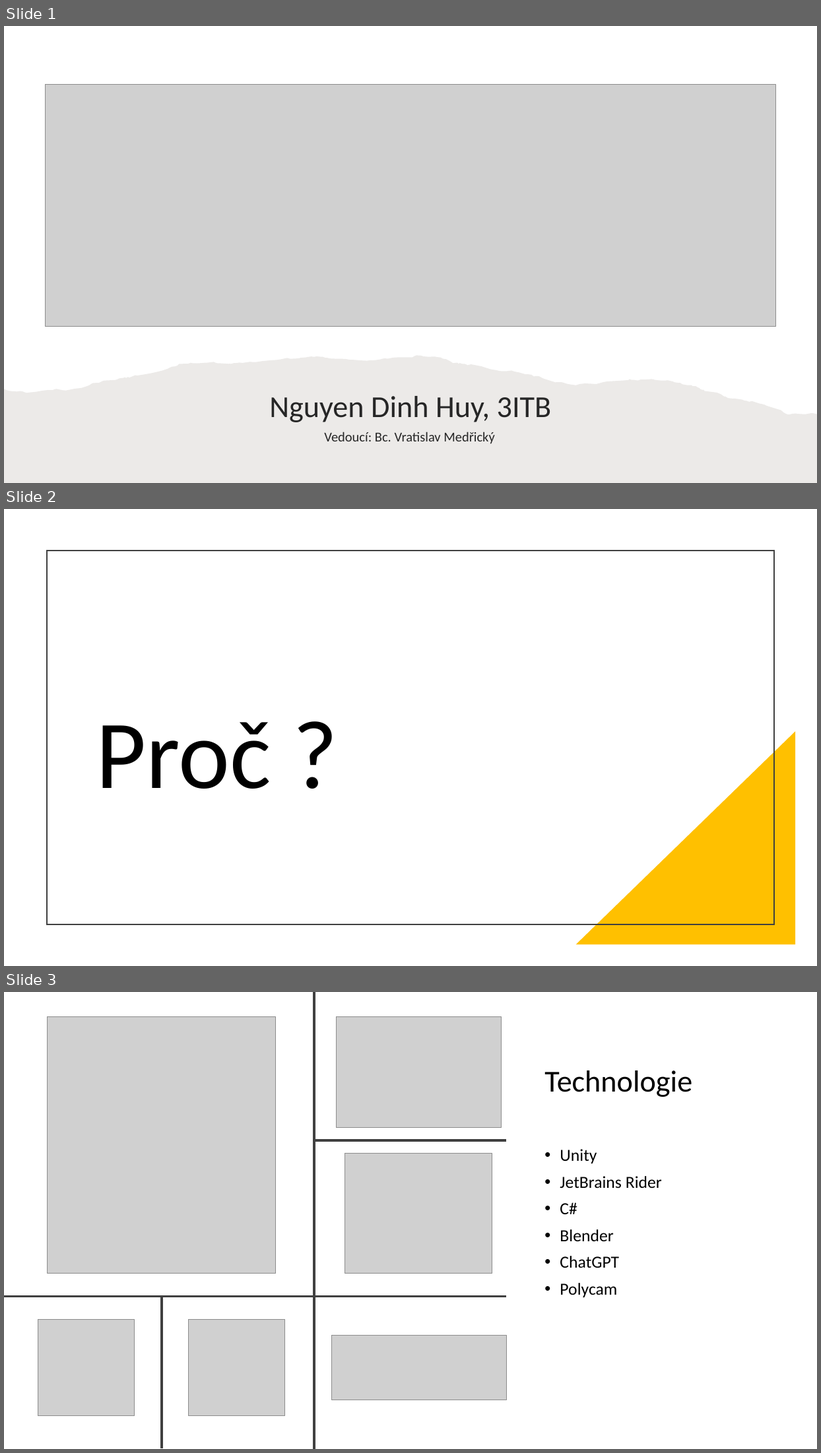
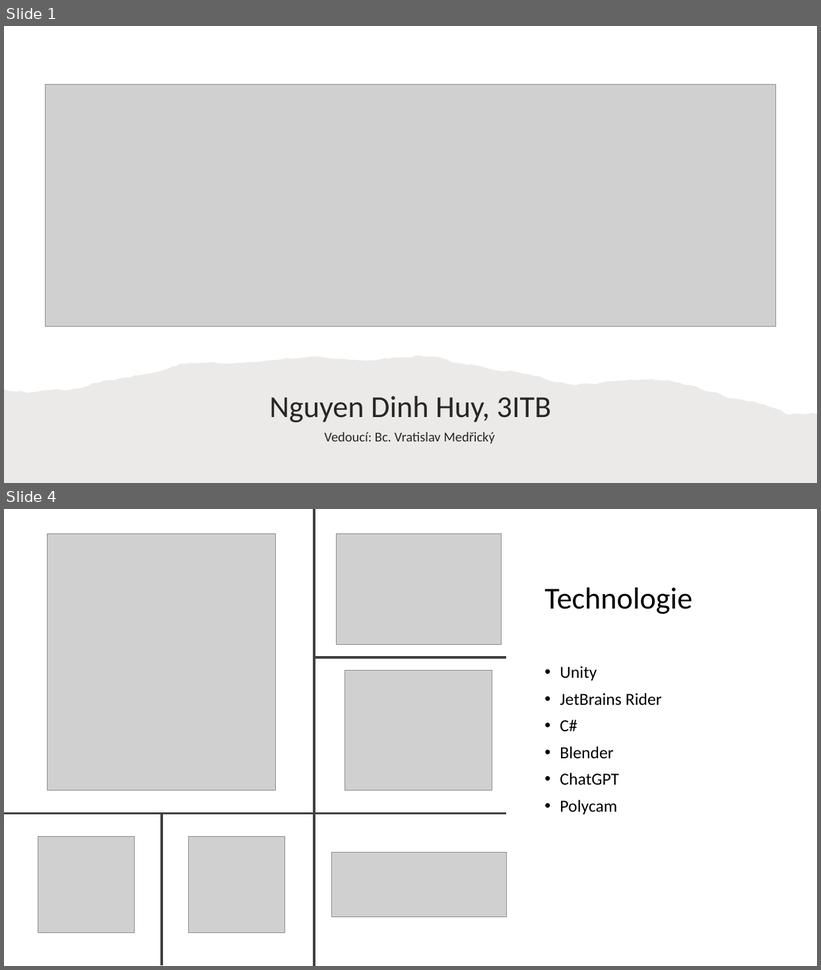
Before and after one commit to honzanugeta/VietnamecSimulator, a slide deck: VietnamecSimulator.pptx. Shown one above the other, each under a label of ours: slides 1, 2 and 3 before the commit, slides 1 and 4 after it; the slides between them are not shown. The pictures are 821x1453 and 821x970 pixels, drawn with LibreOffice and Linux fonts; fonts in the diff are those of the drawing; grey boxes stand for pictures. Boxes give left, top, right and bottom in pixels: in the first picture for what was removed or moved away, otherwise in the second. Text is boxed around its words. In the diff, an @@ line names an element or a change of style, - is before the commit and + after.

```diff
--- a/VietnamecSimulator.pptx
+++ b/VietnamecSimulator.pptx
@@ slide 2 removed at <box>4,509,817,966</box>, background #FFFFFF @@
@@ rectangle removed at <box>47,551,774,924</box> @@
@@ title removed at <box>96,722,271,789</box> @@
-Proč ?
@@ right triangle removed at <box>576,731,796,945</box> @@
@@ what was slide 3 is now slide 4 @@
```
Also in this commit, not shown: 1 slide changed, 2 slides added.
